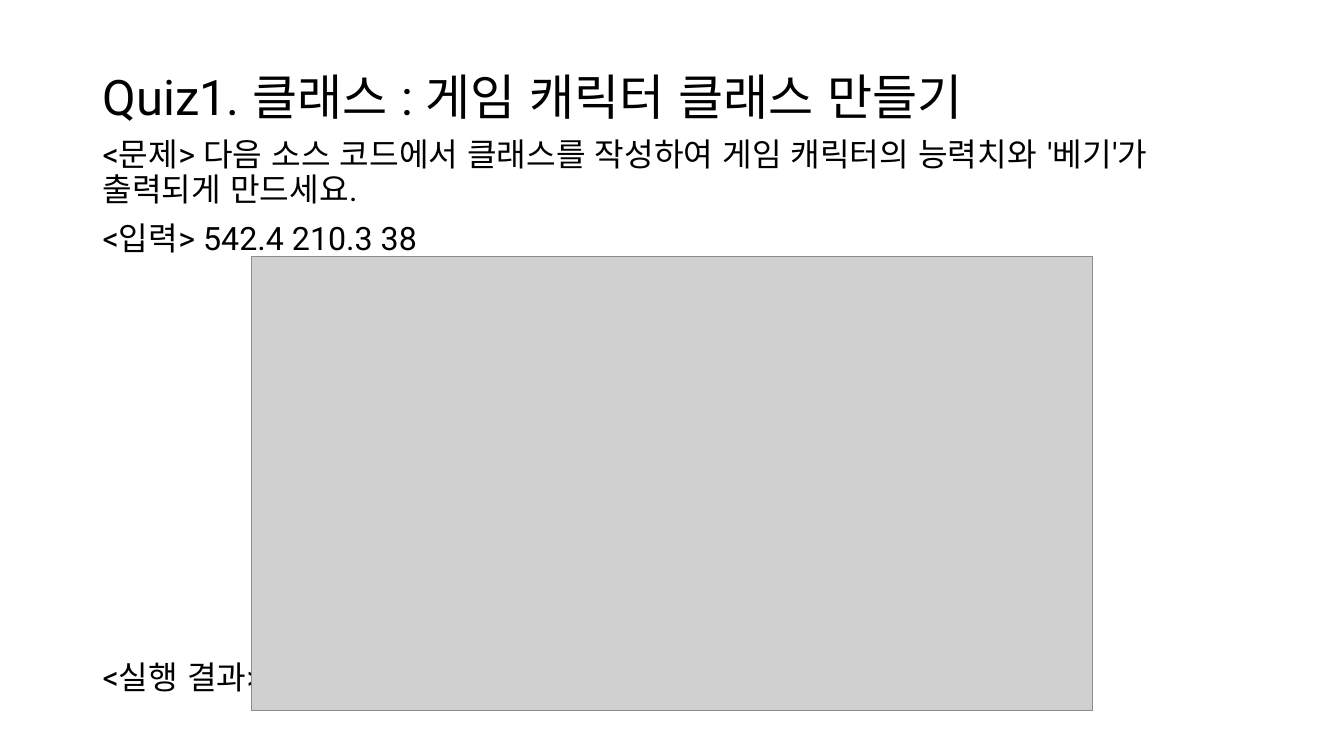
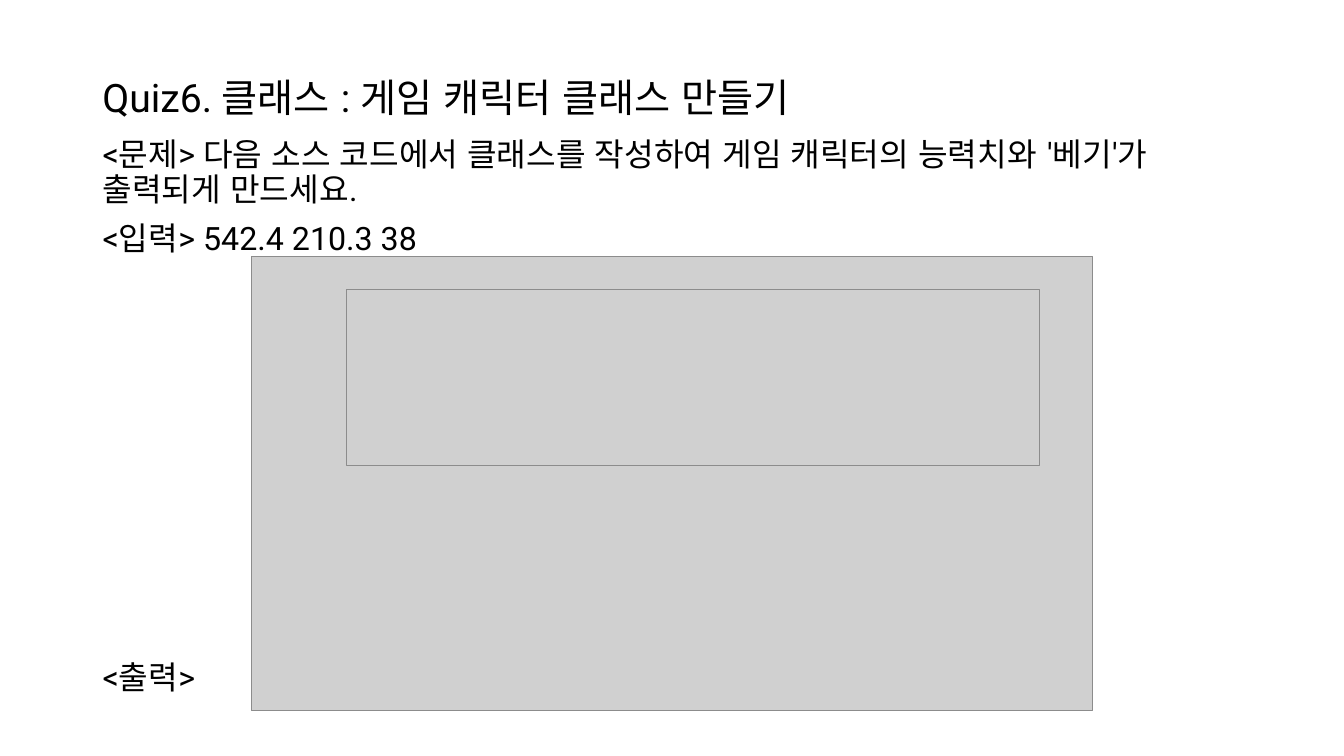
Before and after one commit to HongB1/2022-KHU-Bioinformatics-lab, a slide deck: slide 7 of Quiz.pptx (slide 2 before the commit). Drawn at 1344x756 pixels with LibreOffice and Linux fonts; fonts in the diff are those of the drawing; grey boxes stand for pictures. Boxes give left, top, right and bottom in pixels: in the first picture for what was removed or moved away, otherwise in the second. Text is boxed around its words. In the diff, an @@ line names an element or a change of style, - is before the commit and + after.

```diff
--- a/Quiz.pptx
+++ b/Quiz.pptx
@@ title at [102, 79, 789, 117]: text changed; size 35 to 28 pt @@
-Quiz1. 클래스 : 게임 캐릭터 클래스 만들기
+Quiz6. 클래스 : 게임 캐릭터 클래스 만들기
@@ picture added at [347, 289, 1041, 466] @@
@@ text at [103, 662, 196, 692]: text changed @@
-<실행 결과>
+<출력>
```
Also in this commit, not shown: 1 other slide changed, 6 slides added, 8 other files.
